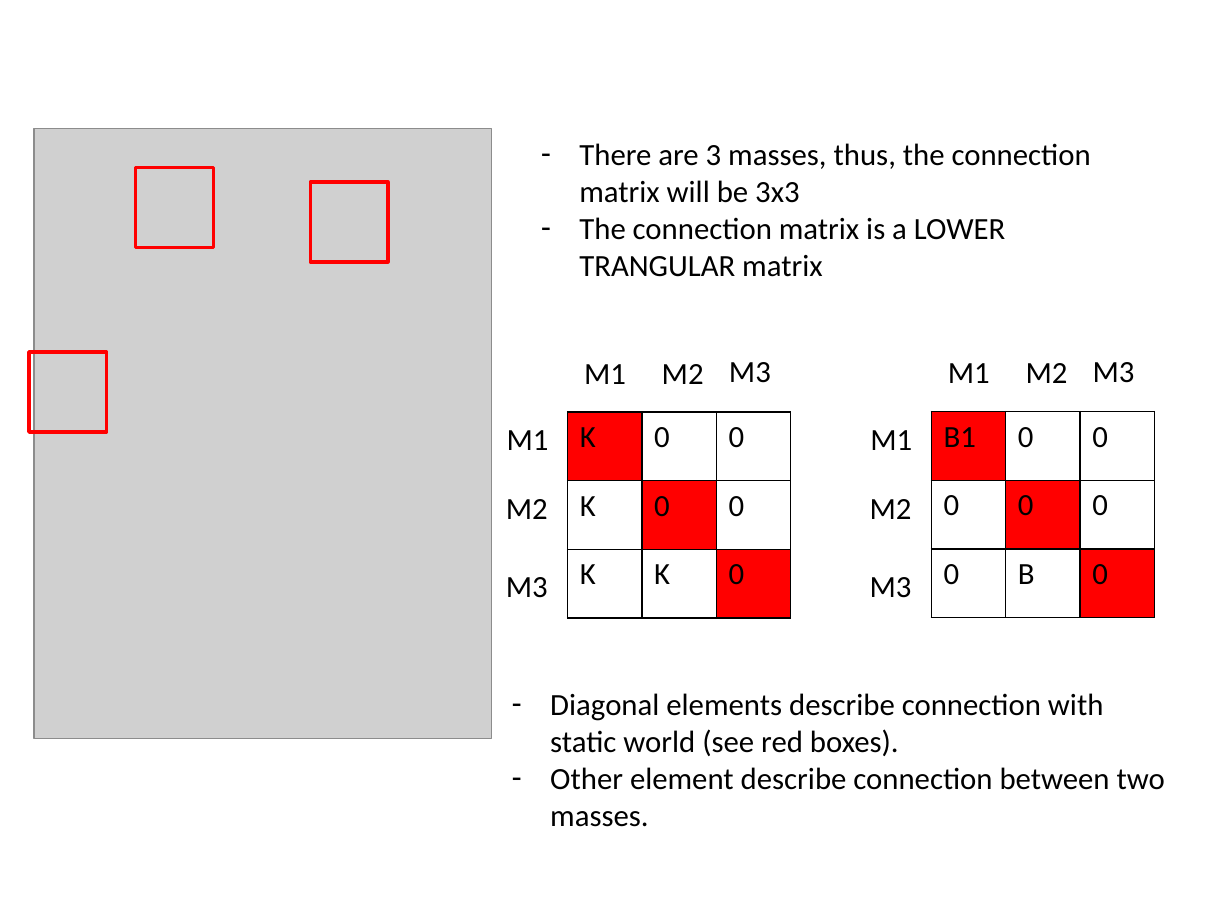
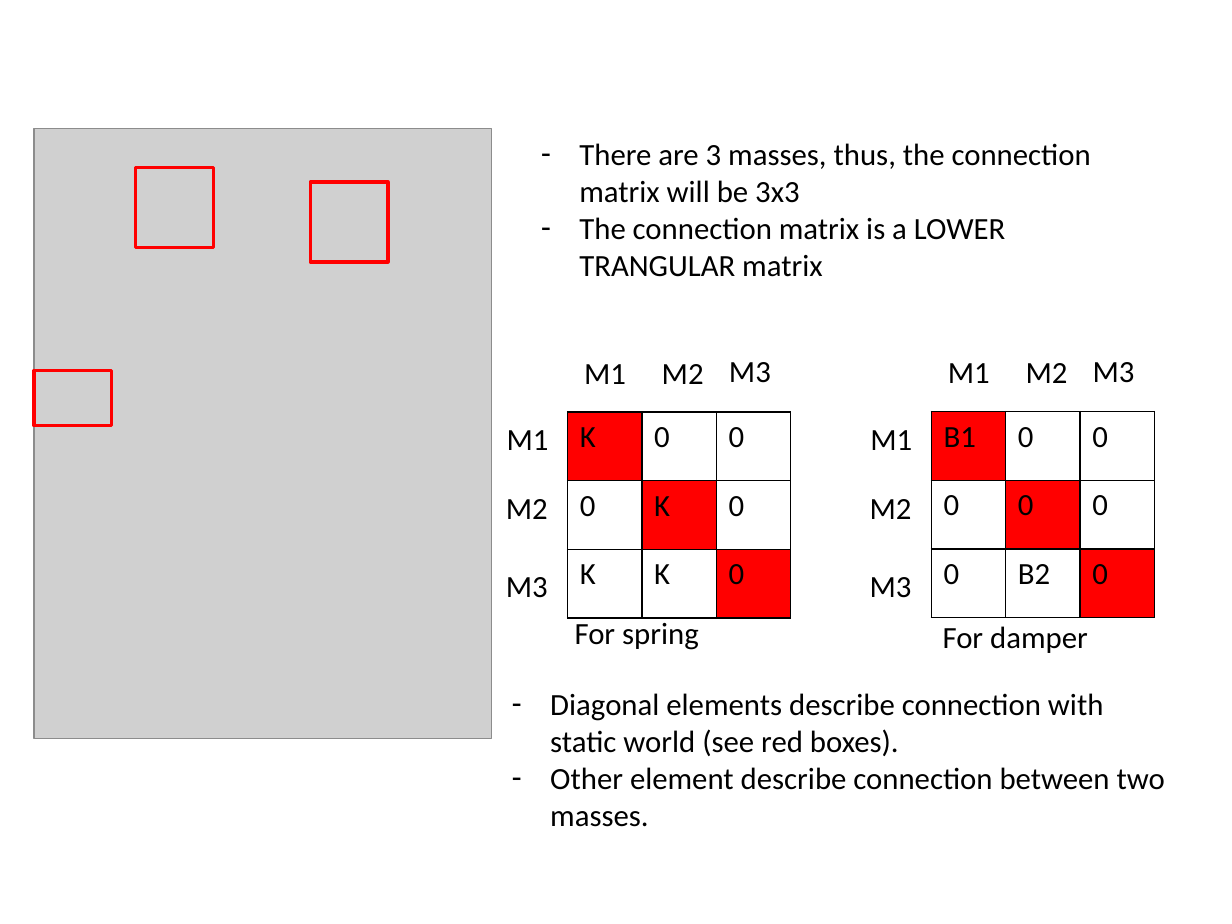
Before and after one commit to auralius/general-mass-spring-damper, a slide deck: slide 1 of how-to-use.pptx. Drawn at 1232x924 pixels with LibreOffice and Linux fonts; fonts in the diff are those of the drawing; grey boxes stand for pictures. Boxes give left, top, right and bottom in pixels: in the first picture for what was removed or moved away, otherwise in the second. Text is boxed around its words. In the diff, an @@ line names an element or a change of style, - is before the commit and + after.

```diff
--- a/how-to-use.pptx
+++ b/how-to-use.pptx
@@ rectangle: place and size @@
-rectangle at box(30, 352, 107, 432)
+rectangle at box(34, 371, 112, 426)
@@ table at box(568, 411, 790, 617) @@
-row 2, column 1: K
+row 2, column 1: 0
-row 2, column 2: 0
+row 2, column 2: K
@@ table at box(931, 411, 1153, 617) @@
-row 3, column 2: B
+row 3, column 2: B2
@@ text added at box(575, 618, 699, 650), 18 pt, text #000000 @@
+For spring
@@ text added at box(943, 626, 1088, 653), 18 pt, text #000000 @@
+For damper
```
Also in this commit, not shown: 1 other file.
